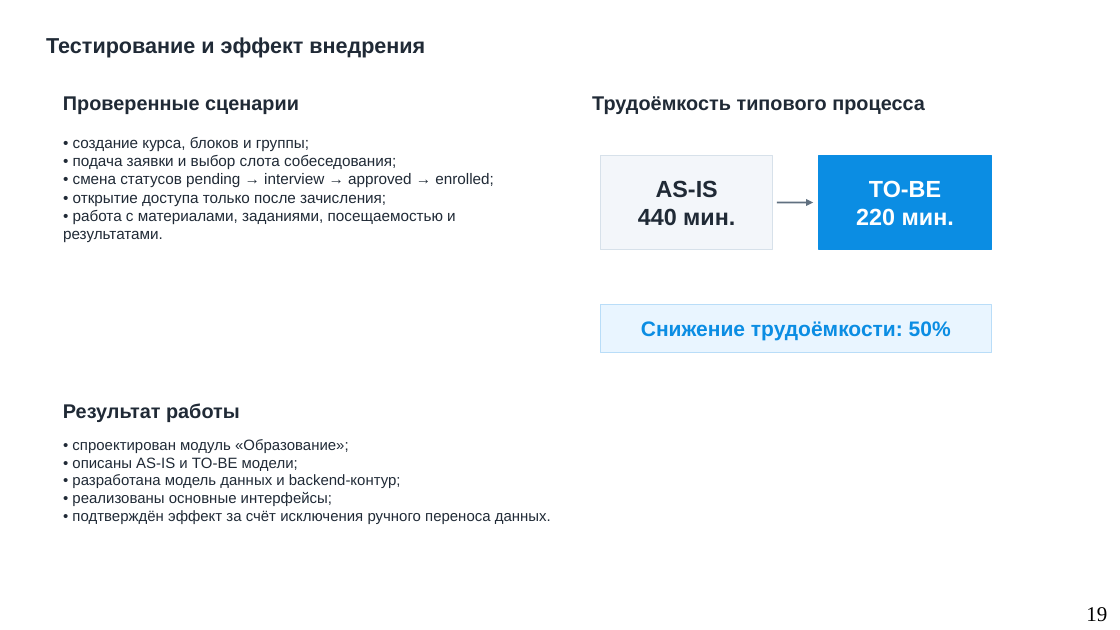
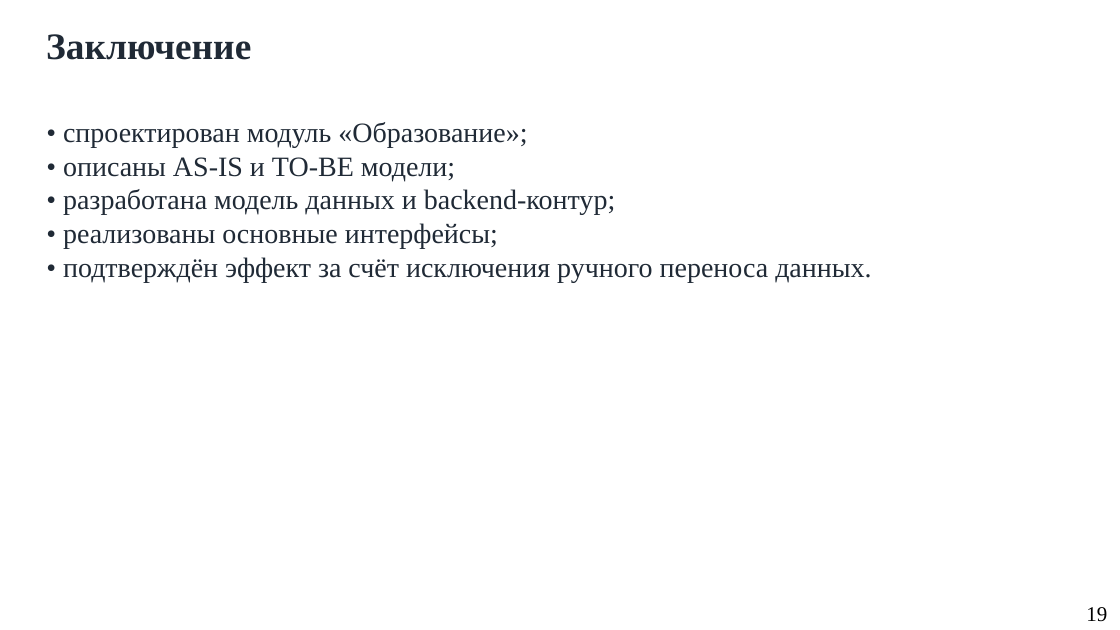
Before and after one commit to Pavlushechko/diploma2026, a slide deck: slide 19 of Презентация.pptx. Drawn at 1120x630 pixels with LibreOffice and Linux fonts; fonts in the diff are those of the drawing. Boxes give left, top, right and bottom in pixels: in the first picture for what was removed or moved away, otherwise in the second. Text is boxed around its words. In the diff, an @@ line names an element or a change of style, - is before the commit and + after.

```diff
--- a/Презентация.pptx
+++ b/Презентация.pptx
@@ text at box(46, 34, 251, 60): text changed; size 18.5 to 32 pt; font Arial to Times New Roman @@
-Тестирование и эффект внедрения
+Заключение
@@ text "• спроектирован модуль «Образование»; • ...": place and size @@
-text "• спроектирован модуль «Образование»; • ..." at box(72, 439, 551, 524)
+text "• спроектирован модуль «Образование»; • ..." at box(63, 122, 871, 282)
@@ text "• спроектирован модуль «Образование»; • ..." at box(63, 122, 871, 282): size 12.8 to 24 pt, font Arial to Times New Roman @@
@@ text removed at box(63, 96, 299, 114) @@
-Проверенные сценарии
@@ text removed at box(592, 96, 925, 114) @@
-Трудоёмкость типового процесса
@@ text removed at box(63, 137, 494, 242) @@
-• создание курса, блоков и группы;
-• подача заявки и выбор слота собеседования;
-• смена статусов pending → interview → approved → enrolled;
-• открытие доступа только после зачисления;
-• работа с материалами, заданиями, посещаемостью и результатами.
@@ rectangle removed at box(601, 155, 773, 250) @@
-AS-IS
-440 мин.
@@ rectangle removed at box(819, 155, 991, 250) @@
-TO-BE
-220 мин.
@@ arrow removed from (777, 202) to (813, 202) @@
@@ rectangle removed at box(601, 304, 991, 353) @@
-Снижение трудоёмкости: 50%
@@ text removed at box(63, 403, 240, 422) @@
-Результат работы
```
Also in this commit, not shown: 18 other slides changed, 1 slide added, 1 slide removed, 16 other files.
